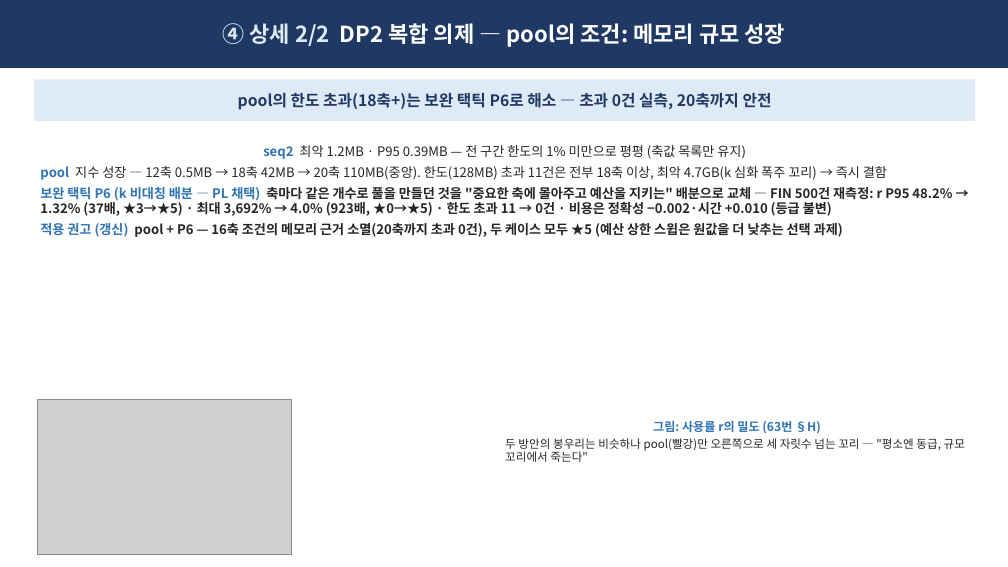
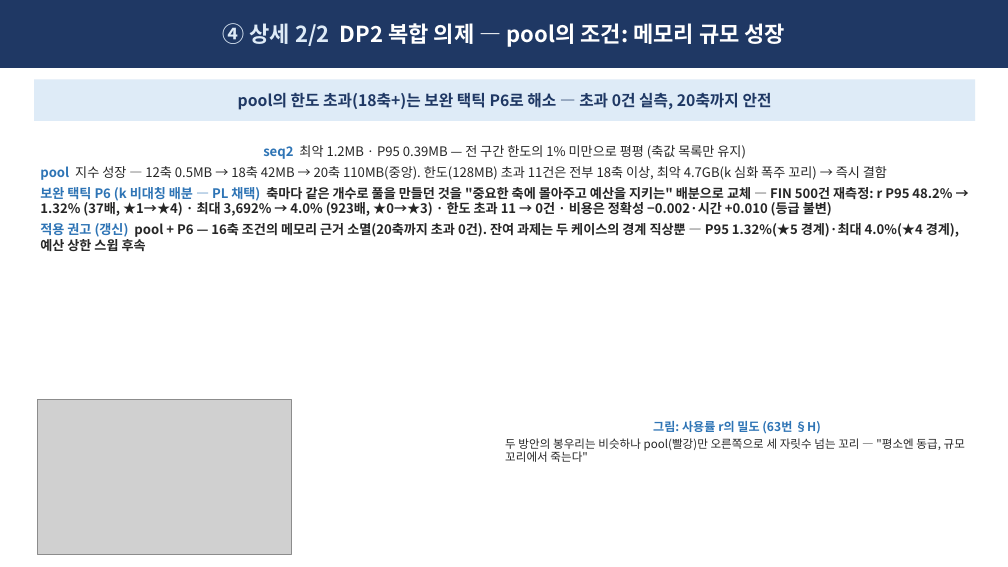
Before and after one commit to Sunwoo-Nam/architect-teamproject, a slide deck: slide 13 of docs/changbae/65-QA-종합-임원보고.pptx. Drawn at 1008x567 pixels with LibreOffice and Linux fonts; fonts in the diff are those of the drawing; grey boxes stand for pictures. Boxes give left, top, right and bottom in pixels: in the first picture for what was removed or moved away, otherwise in the second. Text is boxed around its words. In the diff, an @@ line names an element or a change of style, - is before the commit and + after.

```diff
--- a/docs/changbae/65-QA-종합-임원보고.pptx
+++ b/docs/changbae/65-QA-종합-임원보고.pptx
@@ text at (40, 187, 959, 251): text changed @@
-보완 택틱 P6 (k 비대칭 배분 — PL 채택) 축마다 같은 개수로 풀을 만들던 것을 "중요한 축에 몰아주고 예산을 지키는" 배분으로 교체 — FIN 500건 재측정: r P95 48.2% → 1.32% (37배, ★3→★5) · 최대 3,692% → 4.0% (923배, ★0→★5) · 한도 초과 11 → 0건 · 비용은 정확성 −0.002·시간 +0.010 (등급 불변)
-적용 권고 (갱신) pool + P6 — 16축 조건의 메모리 근거 소멸(20축까지 초과 0건), 두 케이스 모두 ★5 (예산 상한 스윕은 원값을 더 낮추는 선택 과제)
+보완 택틱 P6 (k 비대칭 배분 — PL 채택) 축마다 같은 개수로 풀을 만들던 것을 "중요한 축에 몰아주고 예산을 지키는" 배분으로 교체 — FIN 500건 재측정: r P95 48.2% → 1.32% (37배, ★1→★4) · 최대 3,692% → 4.0% (923배, ★0→★3) · 한도 초과 11 → 0건 · 비용은 정확성 −0.002·시간 +0.010 (등급 불변)
+적용 권고 (갱신) pool + P6 — 16축 조건의 메모리 근거 소멸(20축까지 초과 0건). 잔여 과제는 두 케이스의 경계 직상뿐 — P95 1.32%(★5 경계)·최대 4.0%(★4 경계), 예산 상한 스윕 후속
```
Also in this commit, not shown: 6 other slides changed, 20 other files.
